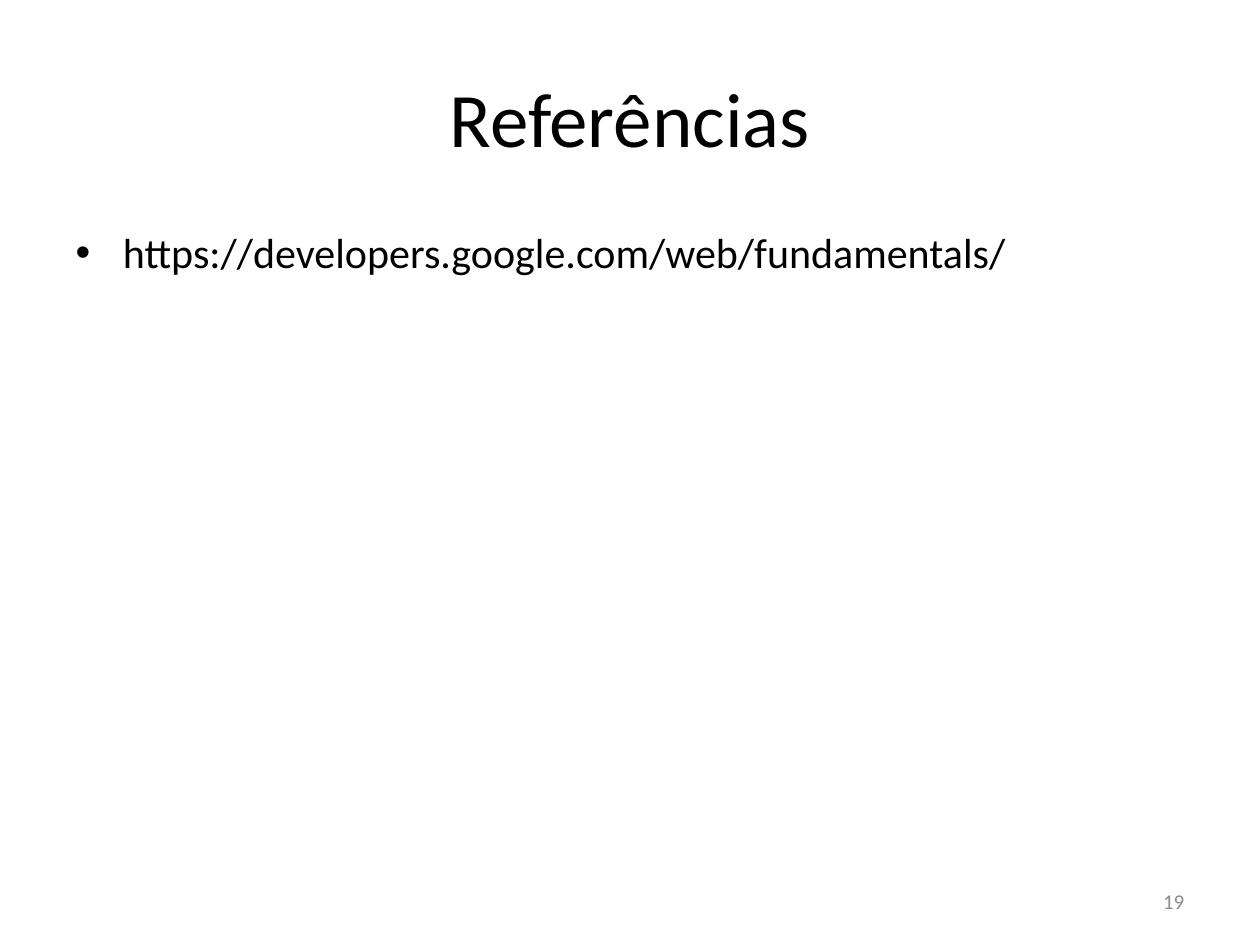
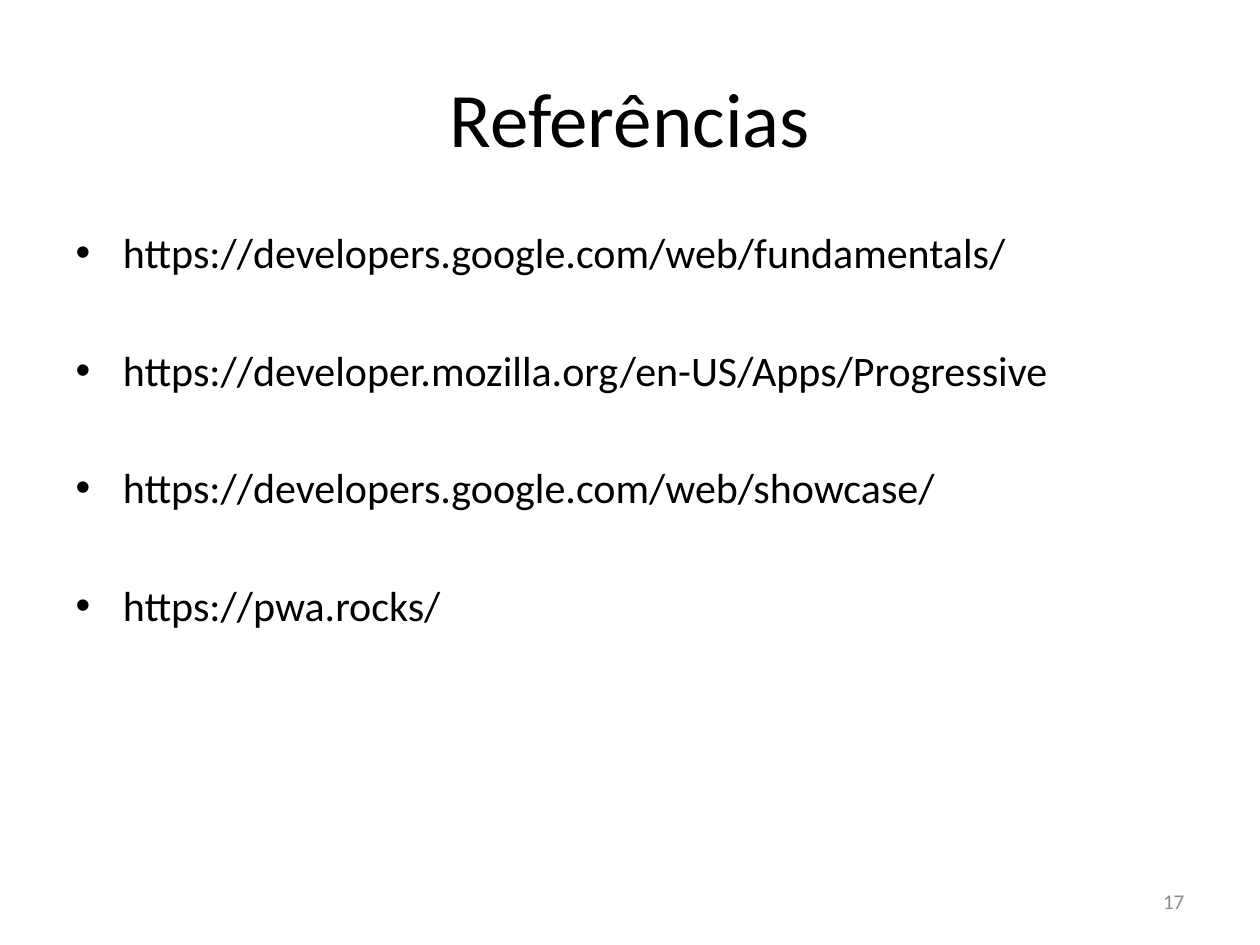
Before and after one commit to rfc410/tcc, a slide deck: slide 17 of apresentacao.pptx (slide 19 before the commit). Drawn at 1260x945 pixels with LibreOffice and Linux fonts; fonts in the diff are those of the drawing. Boxes give left, top, right and bottom in pixels: in the first picture for what was removed or moved away, otherwise in the second. Text is boxed around its words. In the diff, an @@ line names an element or a change of style, - is before the commit and + after.

```diff
--- a/apresentacao.pptx
+++ b/apresentacao.pptx
@@ text at (x1=123, y1=356, x2=1047, y2=628): paragraphs added @@
+• https://developer.mozilla.org/en-US/Apps/Progressive
+• https://developers.google.com/web/showcase/
+• https://pwa.rocks/
@@ page number at (x1=1163, y1=895, x2=1184, y2=909): text changed @@
-19
+17
```
Also in this commit, not shown: 12 other slides changed, 2 slides added, 4 slides removed.
